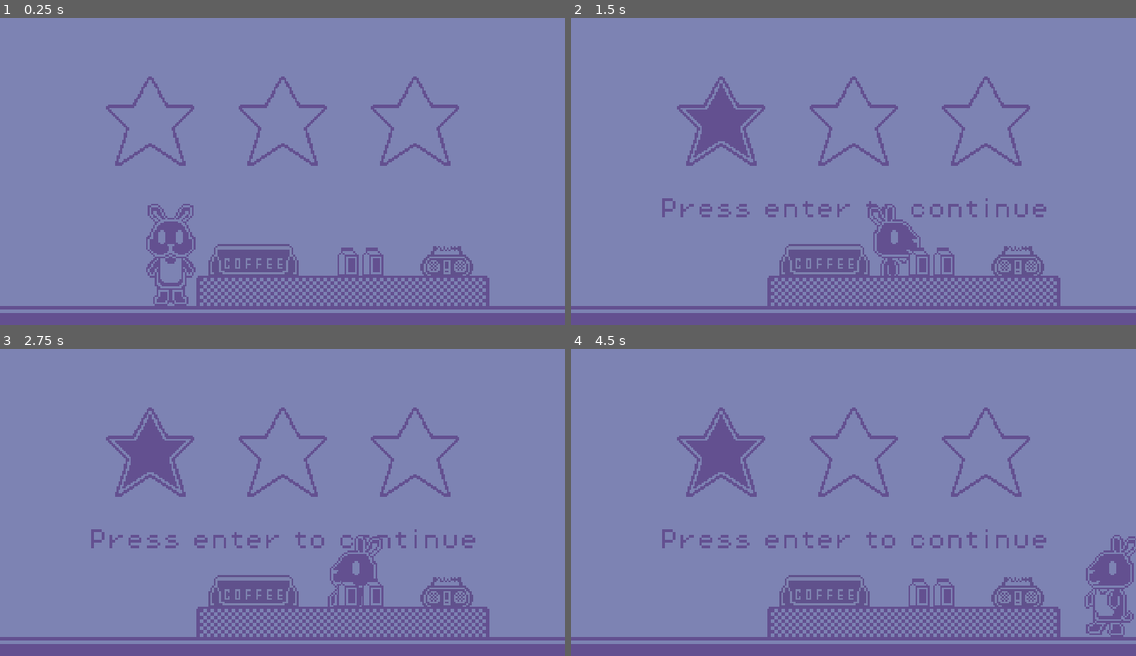
Above: before the commit, frames 1-4 (two rows, left to right).
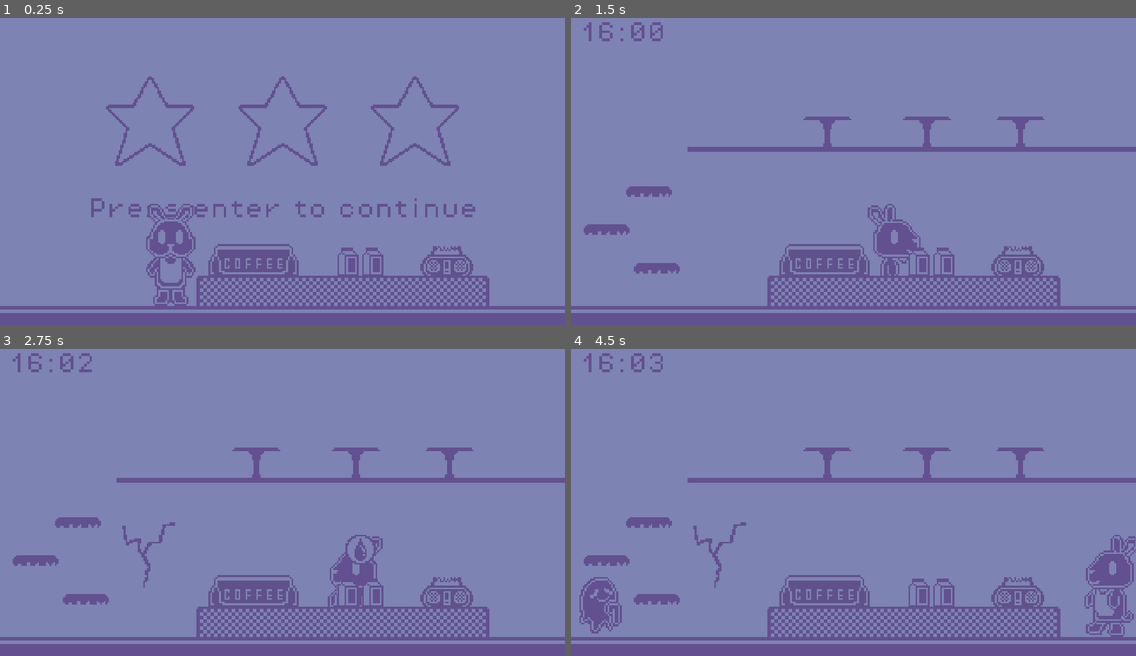
Above: after the commit, the same moments.

Repository: yndajas/1-bit-jam-2
Game: Godot game, scene res://scenes/result.tscn
The game is run twice, just before and just after one commit, with the same random seed, the same clock (stepped at 60 frames per second) and the same inputs. This scene is started directly instead of the project's main scene. Sound files missing from this copy of the repository are replaced by a short silence.
Inputs:
- Up to frame 1 (0.25 s): no input
- Up to frame 2 (1.5 s): tap Enter (continue) at 0.5, 1.35 s; hold Enter (continue) 0.53-1.28 s; hold Right (move_right) from 0.53 s (still down); tap Space (jump) at 0.77 s
- Up to frame 3 (2.75 s): tap Space (jump) at 1.52 s; tap Enter (continue) at 2, 2.3 s; release Right (move_right) at 2.03 s; hold Left (move_left) from 2.03 s (still down); hold Z (interact) from 2.03 s (still down)
- Up to frame 4 (4.5 s): tap Enter (continue) at 2.75, 2.85, 3.5 s; release Left (move_left) at 2.78 s; release Z (interact) at 2.78 s; hold Right (move_right) 2.78-4.28 s; tap Space (jump) at 3.02, 3.77 s; hold Enter (continue) 3.53-4.28 s; hold Left (move_left) from 4.28 s (still down); tap Z (interact) at 4.35 s

The runs differ from the first frame. In frame 1, 0.9% of the frame differs, in the area x 16-85%, y 58-65%; in frame 2, 6.2%; in frame 3, 6.6%; in frame 4, 7.3%, in the area x 1-100%, y 1-93%.

Commit message:
Add more levels

Diff:
--- a/scripts/customer_spawner.gd
+++ b/scripts/customer_spawner.gd
@@ -12,16 +12,7 @@
 	preload("res://scenes/vegan.tscn")
 ]
 var next_spawn: Dictionary
-var spawn_queue: Array = [
-	{"customer_type_index": 0, "wait_time": 3.0},
-	{"customer_type_index": 1, "wait_time": 5.0},
-	{"customer_type_index": 2, "wait_time": 6.0},
-	{"customer_type_index": 1, "wait_time": 8.0},
-	{"customer_type_index": 1, "wait_time": 9.0},
-	{"customer_type_index": 0, "wait_time": 9.0},
-	{"customer_type_index": 2, "wait_time": 6.0},
-	{"customer_type_index": 0, "wait_time": 4.0},
-]
+var spawn_queue: Array = Global.LEVEL_SPAWNS[Global.current_level].duplicate()
 var spawned: Dictionary = {"spawn_dictionaries": [], "customer_sprites": [[], [], []]}
 @onready var ground_floor_top_edge: int = floori(
 	(
--- a/scripts/global.gd
+++ b/scripts/global.gd
@@ -1,11 +1,69 @@
 extends Node
 
 const CUSTOMER_SPEED: float = 50.0
+const LEVEL_SPAWNS: Array[Array] = [
+	[
+		{"customer_type_index": 0, "wait_time": 3.0},
+		{"customer_type_index": 1, "wait_time": 9.0},
+		{"customer_type_index": 2, "wait_time": 9.0},
+		{"customer_type_index": 0, "wait_time": 9.0},
+	],
+	[
+		{"customer_type_index": 0, "wait_time": 3.0},
+		{"customer_type_index": 1, "wait_time": 5.0},
+		{"customer_type_index": 2, "wait_time": 6.0},
+		{"customer_type_index": 1, "wait_time": 7.0},
+		{"customer_type_index": 1, "wait_time": 7.0},
+		{"customer_type_index": 0, "wait_time": 5.0},
+		{"customer_type_index": 2, "wait_time": 6.0},
+		{"customer_type_index": 0, "wait_time": 4.0},
+	],
+	[
+		{"customer_type_index": 0, "wait_time": 3.0},
+		{"customer_type_index": 0, "wait_time": 5.0},
+		{"customer_type_index": 2, "wait_time": 3.0},
+		{"customer_type_index": 0, "wait_time": 4.0},
+		{"customer_type_index": 1, "wait_time": 3.0},
+		{"customer_type_index": 2, "wait_time": 2.0},
+		{"customer_type_index": 0, "wait_time": 5.0},
+		{"customer_type_index": 1, "wait_time": 3.0},
+		{"customer_type_index": 1, "wait_time": 2.0},
+		{"customer_type_index": 1, "wait_time": 3.0},
+		{"customer_type_index": 2, "wait_time": 2.0},
+		{"customer_type_index": 1, "wait_time": 4.0},
+	],
+	[
+		{"customer_type_index": 2, "wait_time": 3.0},
+		{"customer_type_index": 2, "wait_time": 2.0},
+		{"customer_type_index": 1, "wait_time": 4.0},
+		{"customer_type_index": 2, "wait_time": 2.0},
+		{"customer_type_index": 1, "wait_time": 2.0},
+		{"customer_type_index": 0, "wait_time": 3.0},
+		{"customer_type_index": 2, "wait_time": 4.0},
+		{"customer_type_index": 2, "wait_time": 2.0},
+		{"customer_type_index": 0, "wait_time": 4.0},
+		{"customer_type_index": 1, "wait_time": 3.0},
+		{"customer_type_index": 2, "wait_time": 2.0},
+		{"customer_type_index": 0, "wait_time": 2.0},
+		{"customer_type_index": 0, "wait_time": 2.0},
+		{"customer_type_index": 1, "wait_time": 4.0},
+		{"customer_type_index": 1, "wait_time": 2.0},
+		{"customer_type_index": 2, "wait_time": 5.0},
+	]
+]
 const PLAYABLE_LEFT_EDGE: int = 0
 const PLAYABLE_RIGHT_EDGE: int = 640
 const PLAYABLE_TOP_EDGE: int = 0
-var current_level: int = -1
-var level_scores: Array[int] = [0]
+var current_level: int = 0
+var level_scores: Array[int] = [0, 0, 0, 0]
+
+
+func load_main_scene() -> void:
+	get_tree().change_scene_to_file("res://scenes/main.tscn")
+
+
+func on_final_level() -> bool:
+	return current_level == LEVEL_SPAWNS.size() - 1
 
 
 func track_fixable(area: Area2D, delta: float, signal_to_emit: String) -> void:
--- a/scripts/main.gd
+++ b/scripts/main.gd
@@ -38,7 +38,6 @@
 
 
 func _ready() -> void:
-	Global.current_level = 0
 	coffee_machine.connect("coffee_machine_broken", on_coffee_machine_broken)
 	coffee_machine.connect("coffee_machine_fixed", on_coffee_machine_fixed)
 	customer_spawner.connect("customer_arrived", on_customer_arrived)
--- a/scripts/menu.gd
+++ b/scripts/menu.gd
@@ -9,6 +9,6 @@
 
 func _physics_process(_delta: float) -> void:
 	if Input.is_action_pressed("continue"):
-		get_tree().change_scene_to_file("res://scenes/main.tscn")
+		Global.load_main_scene()
 	elif Input.is_action_just_pressed("exit") and OS.has_feature("pc"):
 		get_tree().quit()
--- a/scripts/result.gd
+++ b/scripts/result.gd
@@ -9,15 +9,46 @@
 
 
 func _ready() -> void:
-	print_debug(Global.level_scores[Global.current_level])
-	start_timer()
+	if star_fill_needed():
+		start_star_fill_timer()
+	else:
+		render_continue_or_credits()
 
 
-func fill_needed() -> bool:
-	return stars_filled < Global.level_scores[Global.current_level]
+func _physics_process(_delta: float) -> void:
+	if (
+		not star_fill_needed()
+		and not Global.on_final_level()
+		and Input.is_action_just_pressed("continue")
+	):
+		Global.current_level += 1
+		Global.load_main_scene()
 
 
-func start_timer() -> void:
+func render_continue_or_credits() -> void:
+	if Global.on_final_level():
+		# wait 1 second
+		render_credits()
+	else:
+		if score() > 0:
+			continue_prompt_timer.start()
+		else:
+			continue_prompt.visible = true
+
+
+func render_credits() -> void:
+	print_debug("credits")
+
+
+func score() -> int:
+	return Global.level_scores[Global.current_level]
+
+
+func star_fill_needed() -> bool:
+	return stars_filled < score()
+
+
+func start_star_fill_timer() -> void:
 	var wait_time: float = 0.75 if not stars_filled else 0.5
 	star_fill_timer.start(wait_time)
 
@@ -30,7 +61,7 @@
 	filled_stars[stars_filled].visible = true
 	sfx_player.play()
 	stars_filled += 1
-	if fill_needed():
-		start_timer()
+	if star_fill_needed():
+		start_star_fill_timer()
 	else:
-		continue_prompt_timer.start()
+		render_continue_or_credits()
